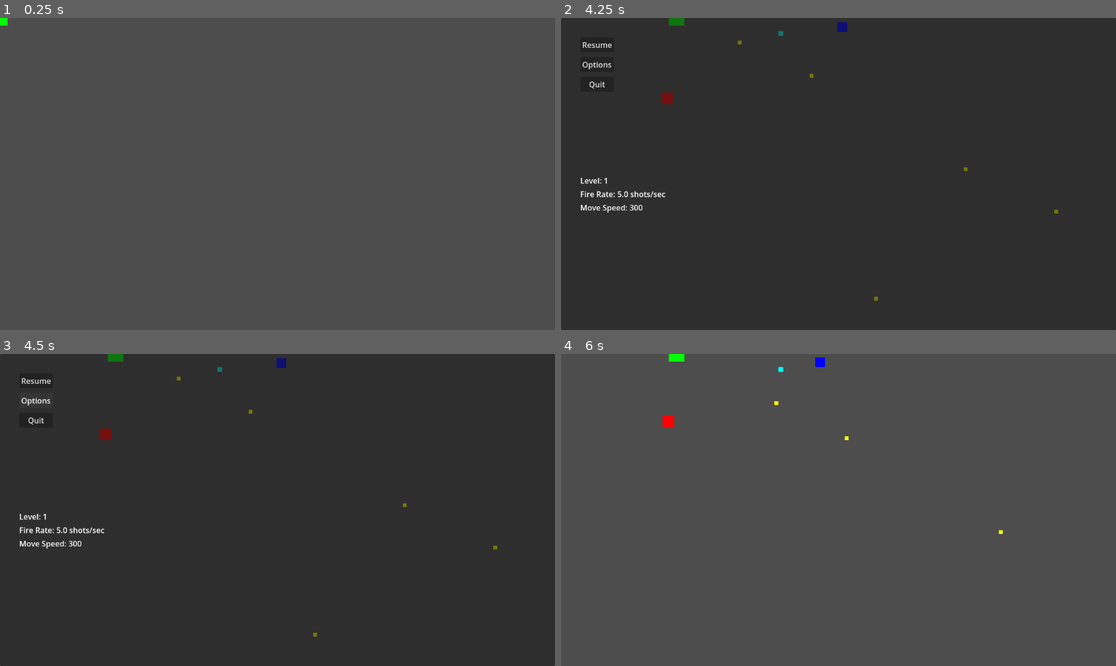
Above: before the commit, frames 1-4 (two rows, left to right).
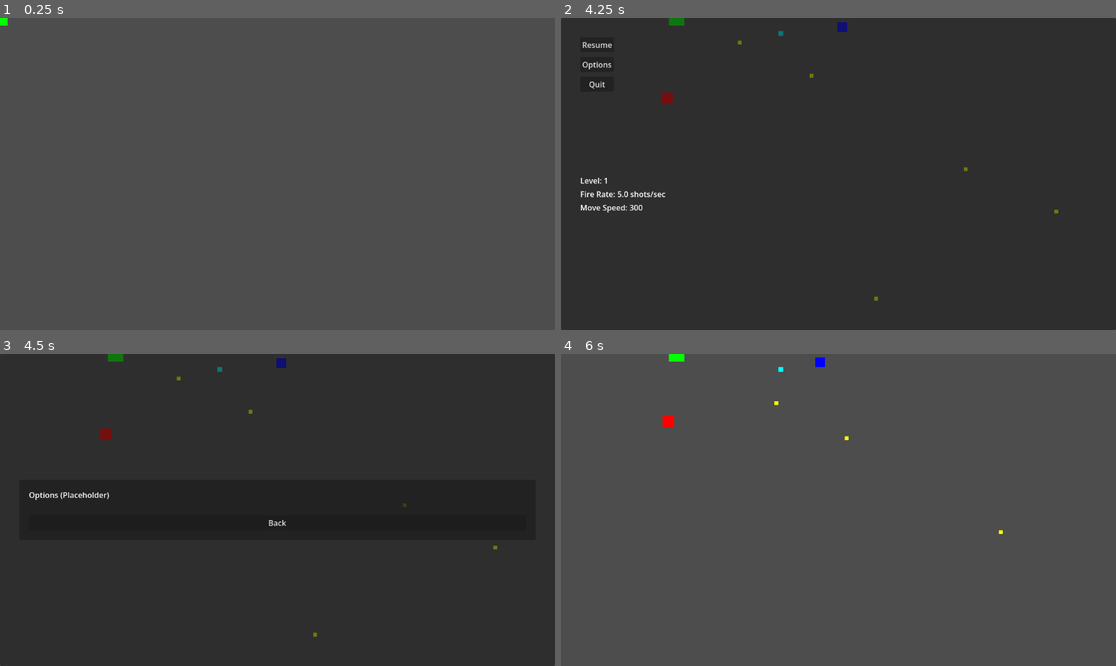
Above: after the commit, the same moments.

Repository: zaamold/Polygon-Protocol
Game: Godot game, scene res://scenes/main.tscn
The game is run twice, just before and just after one commit, with the same random seed, the same clock (stepped at 60 frames per second) and the same inputs.
Inputs (mouse positions are in pixels of both pictures, inside the frame that each line leads up to):
- Up to frame 1 (0.25 s): no input
- Up to frame 2 (4.25 s): tap Enter at 0.5 s; move the mouse to (960, 158) at 0.52 s; press the mouse at (960, 158) at 0.53 s; hold Right (ui_right) 0.53-1.25 s; release the mouse at (960, 158) at 1.25 s; drag from (727, 189) to (721, 74) at 1.27 s; move the mouse to (894, 105) at 2.02 s; press the mouse at (894, 105) at 2.03 s; hold Right (ui_right) 2.03-2.75 s; release the mouse at (894, 105) at 2.75 s; drag from (810, 236) to (1038, 189) at 2.77 s; move the mouse to (1005, 220) at 3.52 s; press the mouse at (1005, 220) at 3.53 s; hold Left (ui_left) from 3.53 s (still down); tap Escape (pause) at 4.15 s
- Up to frame 3 (4.5 s): release Left (ui_left) at 4.25 s; release the mouse at (444, 556) at 4.25 s; click "Options" at 4.25 s
- Up to frame 4 (6 s): click (838, 522) at 5 s, where only the run after the commit has a clickable "Back"; click "Resume" at 5.75 s

Frames 1-2 are identical in both runs. In frame 3, 0.7% of the frame differs, in the area x 3-74%, y 7-63%; in frame 4, nothing differs.

Commit message:
feat: add options placeholder panel with back button
Options button now opens a placeholder panel. Back button returns to main
pause menu while keeping game paused. Game state unchanged throughout.

Diff:
--- a/scripts/pause_menu.gd
+++ b/scripts/pause_menu.gd
@@ -6,8 +6,10 @@
 @onready var stats_section = $PanelContainer/MarginContainer/VBoxContainer/StatsSection
 
 var is_paused := false
+var is_in_options := false
 var player: Node
 var run_manager: Node
+var options_panel: PanelContainer
 
 func _ready() -> void:
 	var main = get_parent()
@@ -95,7 +97,46 @@
 	toggle_pause()
 
 func _on_options_pressed() -> void:
-	print("Options menu (placeholder)")
+	is_in_options = true
+	_show_options_panel()
+
+func _show_options_panel() -> void:
+	actions_section.visible = false
+	stats_section.visible = false
+
+	if not options_panel:
+		options_panel = PanelContainer.new()
+		var margin = MarginContainer.new()
+		margin.add_theme_constant_override("margin_left", 20)
+		margin.add_theme_constant_override("margin_right", 20)
+		margin.add_theme_constant_override("margin_top", 20)
+		margin.add_theme_constant_override("margin_bottom", 20)
+
+		var vbox_options = VBoxContainer.new()
+		var title = Label.new()
+		title.text = "Options (Placeholder)"
+		vbox_options.add_child(title)
+
+		vbox_options.add_child(Label.new())  # Spacer
+
+		var back_btn = Button.new()
+		back_btn.text = "Back"
+		back_btn.pressed.connect(_on_back_from_options_pressed)
+		vbox_options.add_child(back_btn)
+
+		margin.add_child(vbox_options)
+		options_panel.add_child(margin)
+		vbox.add_child(options_panel)
+
+	options_panel.visible = true
+	print("Options menu opened (paused=%s)" % get_tree().paused)
+
+func _on_back_from_options_pressed() -> void:
+	is_in_options = false
+	options_panel.visible = false
+	actions_section.visible = true
+	stats_section.visible = true
+	print("Returned to pause menu (paused=%s)" % get_tree().paused)
 
 func _on_quit_pressed() -> void:
 	get_tree().quit()
